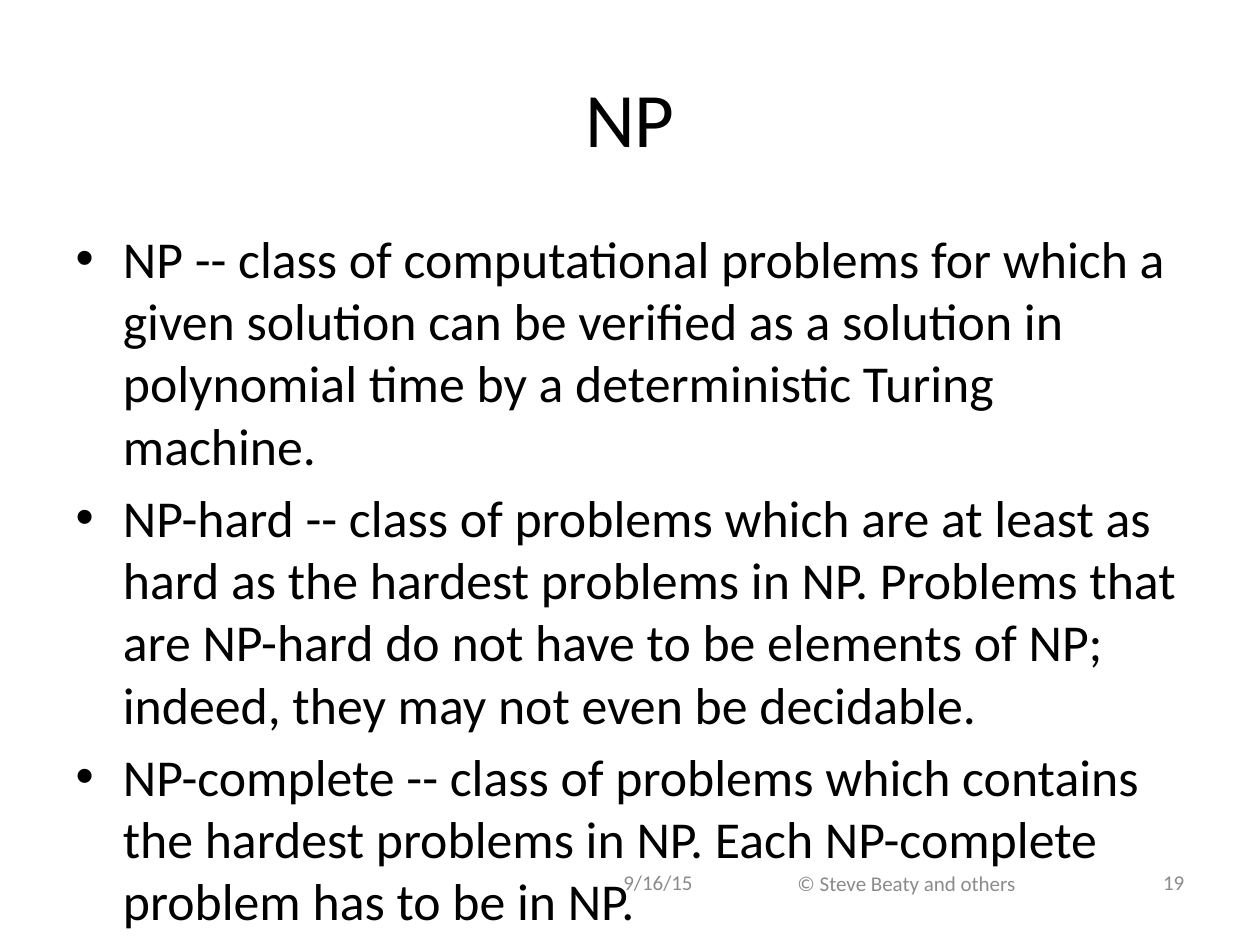
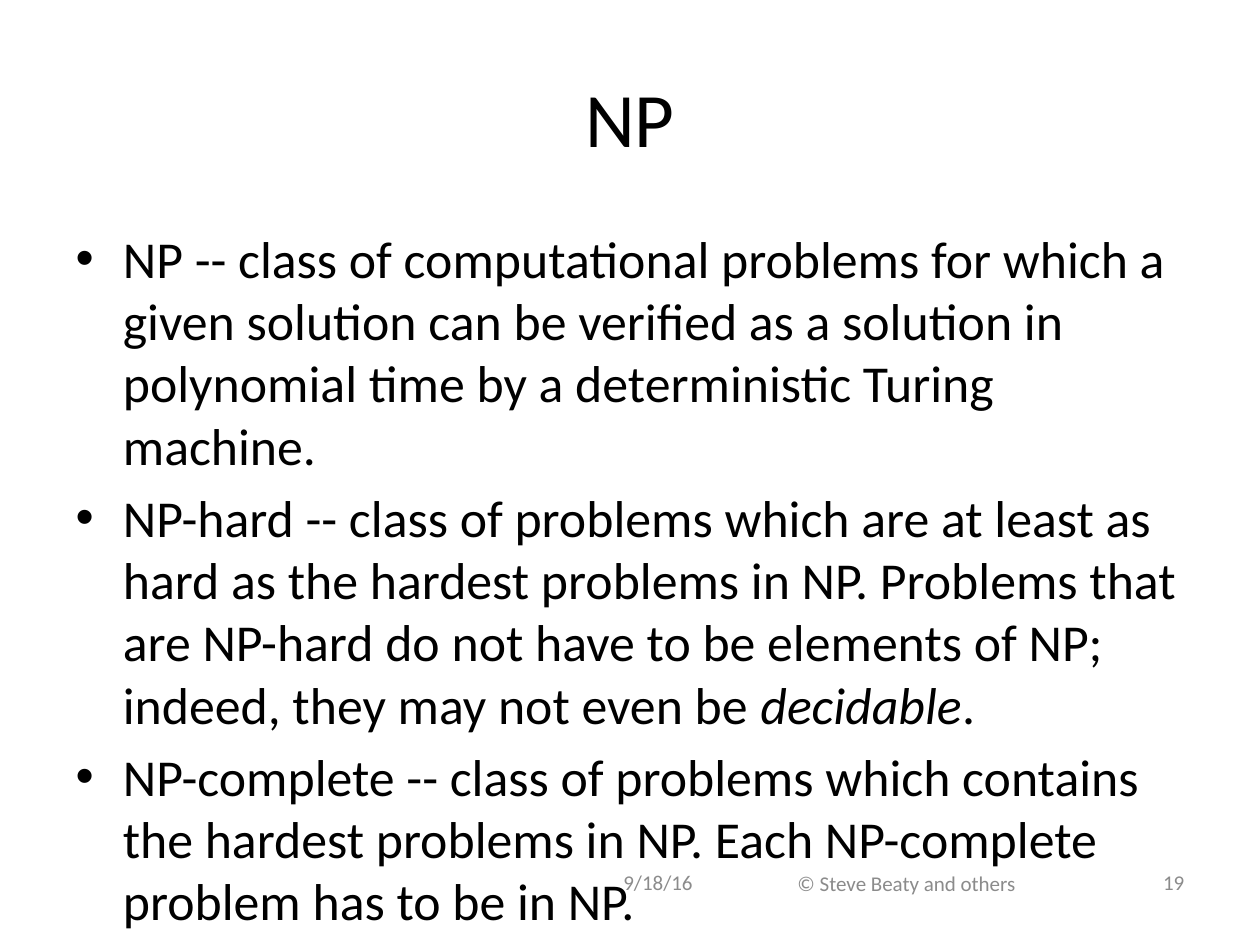
Before and after one commit to ivogeorg/cs1030, a slide deck: slide 19 of slides-steve/Chapter 07.pptx. Drawn at 1260x945 pixels with LibreOffice and Linux fonts; fonts in the diff are those of the drawing; background and template pictures are left out. Boxes give left, top, right and bottom in pixels: in the first picture for what was removed or moved away, otherwise in the second. Text is boxed around its words. In the diff, an @@ line names an element or a change of style, - is before the commit and + after.

```diff
--- a/slides-steve/Chapter 07.pptx
+++ b/slides-steve/Chapter 07.pptx
@@ text at [123,501,1175,733]: italic on in "decidable." @@
@@ text at [623,875,692,897]: text changed @@
-9/16/15
+9/18/16
```
Also in this commit, not shown: 32 other slides changed, 2 other files.
